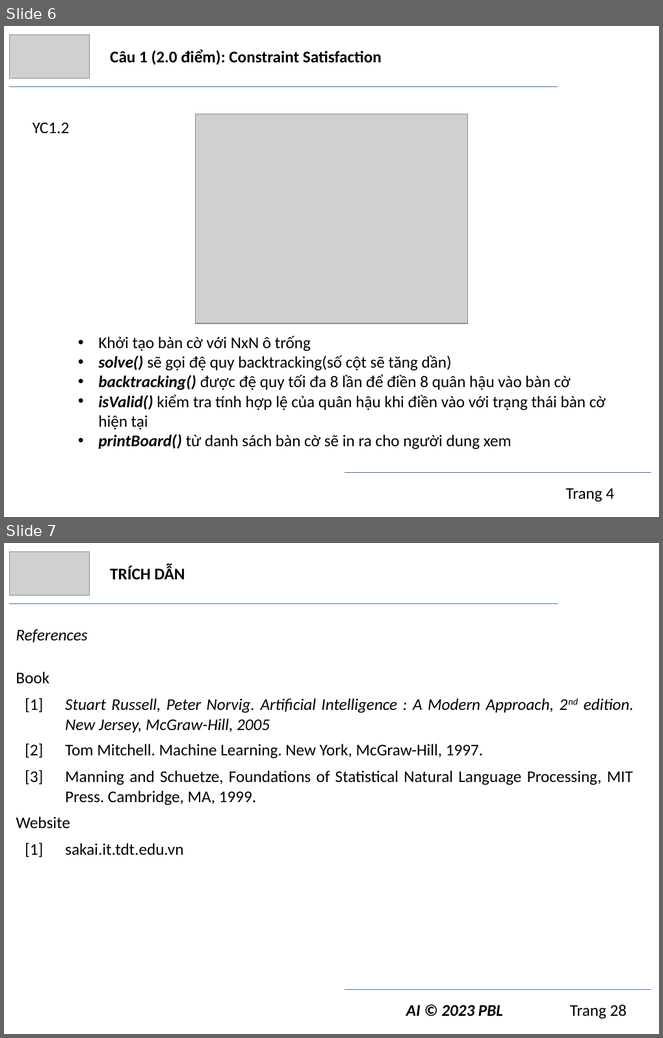
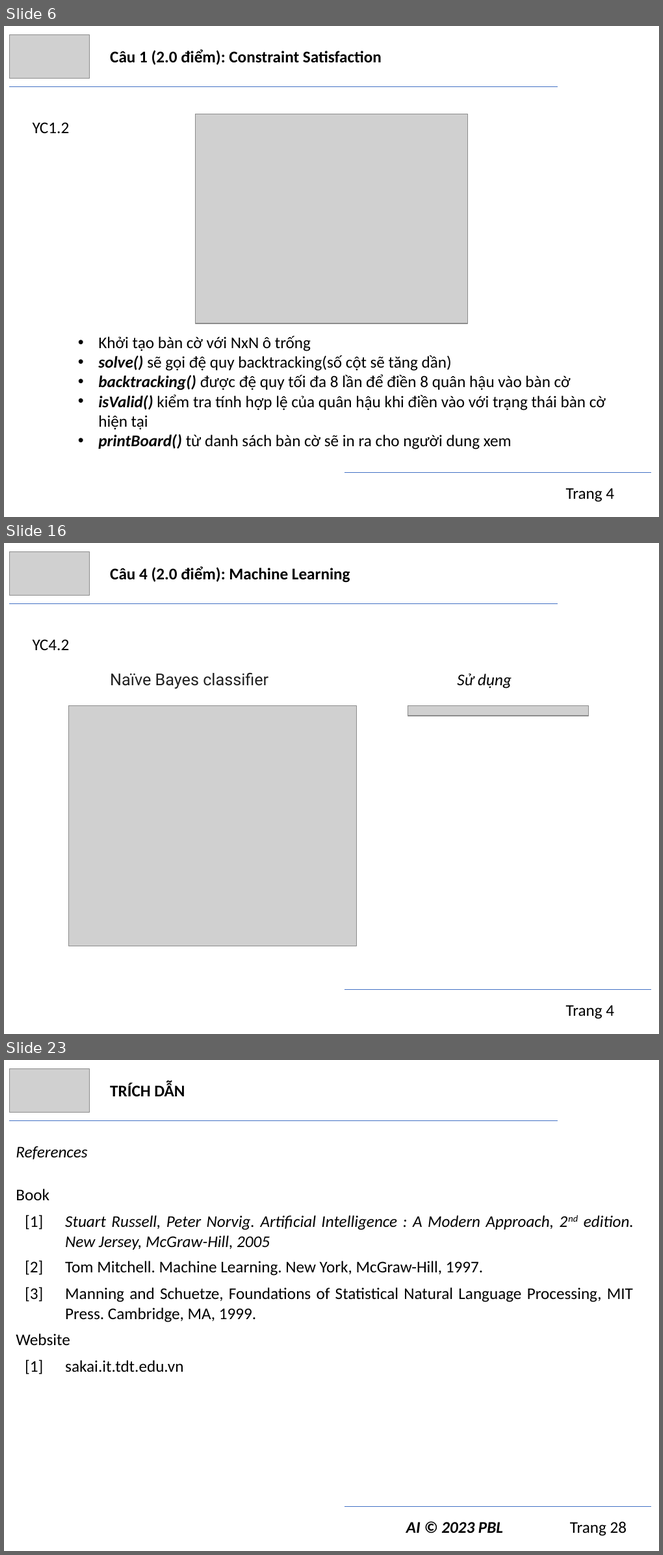
Before and after one commit to trngbro/AI, a slide deck: present/final/presentation.pptx. Shown one above the other, each under a label of ours: slides 6 and 7 before the commit, slides 6, 16 and 23 after it; the slides between them are not shown. The pictures are 663x1038 and 663x1555 pixels, drawn with LibreOffice and Linux fonts; fonts in the diff are those of the drawing; grey boxes stand for pictures. Boxes give left, top, right and bottom in pixels: in the first picture for what was removed or moved away, otherwise in the second. Text is boxed around its words. In the diff, an @@ line names an element or a change of style, - is before the commit and + after.

Commit message:
final present v1
Chưa chỉnh số trang, chưa cập nhật phân chia công việc

```diff
--- a/present/final/presentation.pptx
+++ b/present/final/presentation.pptx
@@ slide 16 added at (4,543,659,1034), background #FFFFFF @@
@@ picture added at (9,551,89,596) @@
@@ text added at (110,566,350,583), 18 pt, text #000000, bold @@
+Câu 4 (2.0 điểm): Machine Learning
@@ line added from (9, 604) to (558, 604), #4472C4 0.5 pt @@
@@ text added at (33,639,70,650), 18 pt, text #000000 @@
+YC4.2
@@ text added at (110,673,269,689), 18 pt, text #212121 @@
+Naïve Bayes classifier
@@ text added at (457,674,512,689), 18 pt, text #000000, italic @@
+Sử dụng
@@ picture added at (69,706,356,947) @@
@@ picture added at (408,706,588,716) @@
@@ line added from (345, 990) to (652, 990), #4472C4 0.5 pt @@
@@ text added at (566,1005,614,1019), 18 pt, text #000000 @@
+Trang 4
@@ what was slide 7 is now slide 23 @@
```
Also in this commit, not shown: 15 other slides added, 2 other files.
